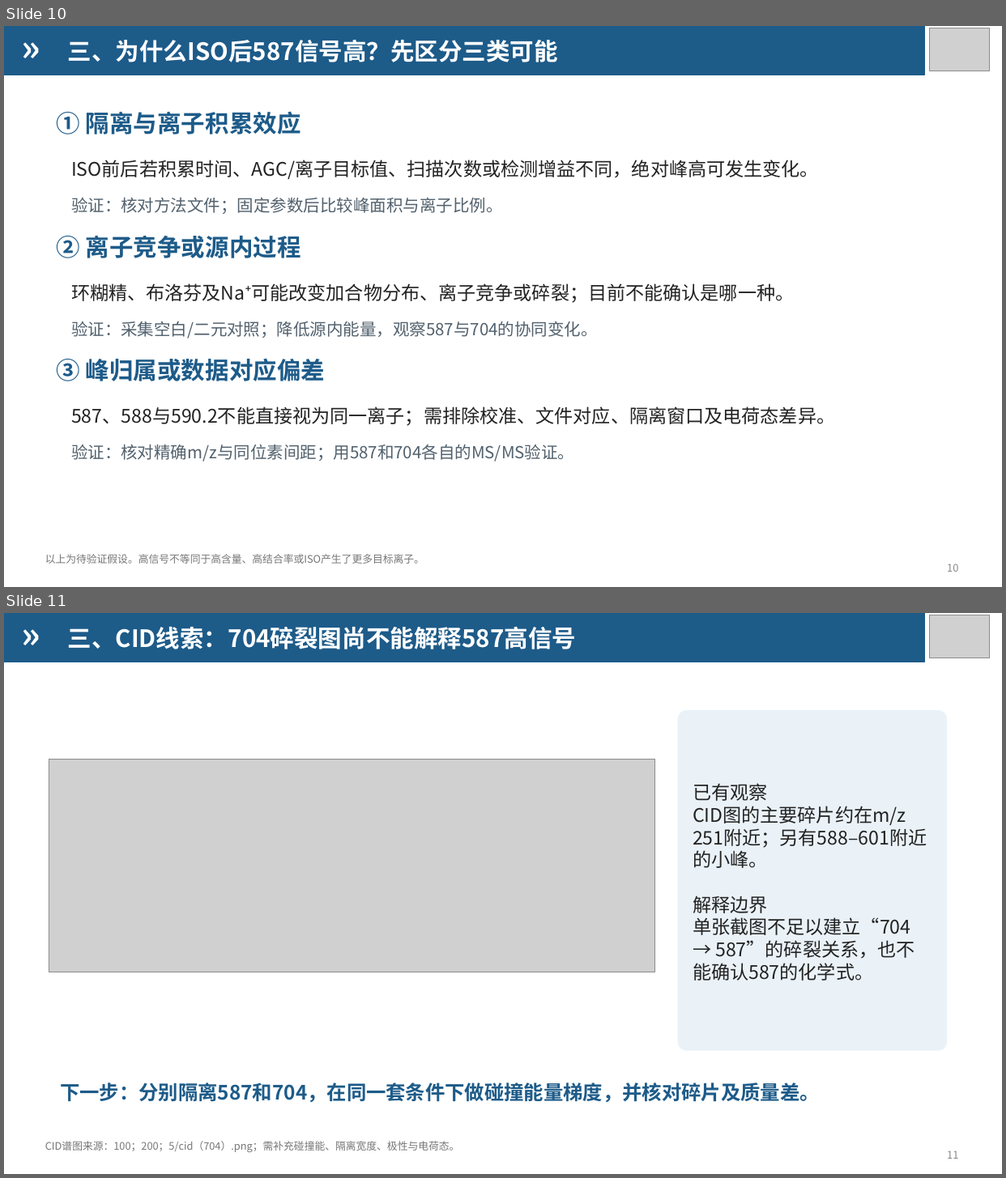
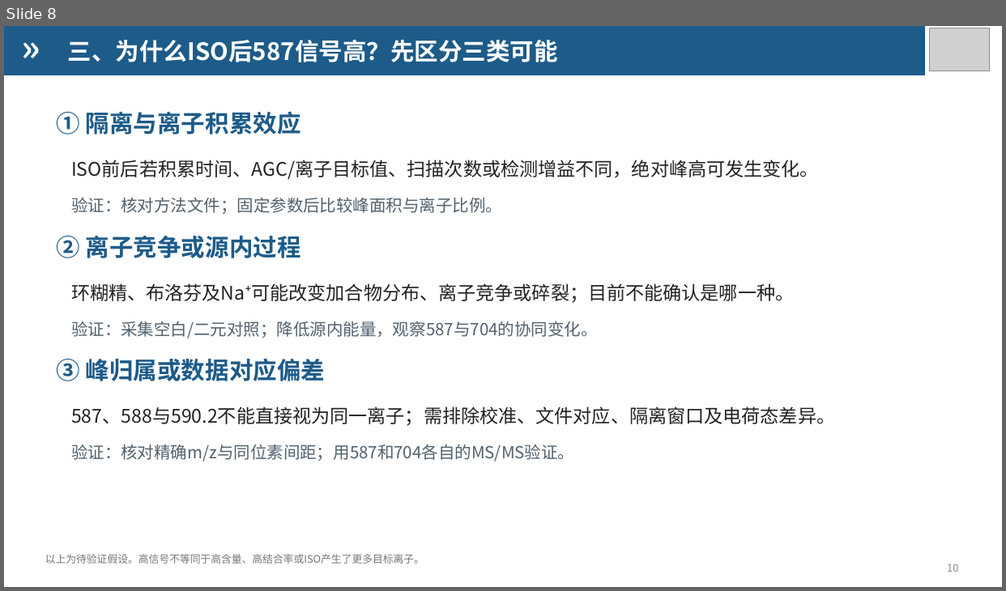
Before and after one commit to yy8jiuk25m23/ppt-skills, a slide deck: reports/weekly-report-draft/weekly-report.pptx. Shown one above the other, each under a label of ours: slides 10 and 11 before the commit, slide 8 after it. The pictures are 1006x1178 and 1006x591 pixels, drawn with LibreOffice and Linux fonts; fonts in the diff are those of the drawing; grey boxes stand for pictures. Boxes give left, top, right and bottom in pixels: in the first picture for what was removed or moved away, otherwise in the second. Text is boxed around its words. In the diff, an @@ line names an element or a change of style, - is before the commit and + after.

```diff
--- a/reports/weekly-report-draft/weekly-report.pptx
+++ b/reports/weekly-report-draft/weekly-report.pptx
@@ slide 11 removed at (4,613,1002,1174), background #FFFFFF @@
@@ rectangle removed at (4,613,925,662) @@
@@ text removed at (21,615,58,653) @@
-»
@@ text removed at (68,627,577,649) @@
-三、CID线索：704碎裂图尚不能解释587高信号
@@ picture removed at (930,615,990,658) @@
@@ rounded rectangle removed at (678,710,948,1051) @@
@@ picture removed at (49,759,655,973) @@
@@ text removed at (692,783,927,981) @@
-已有观察
-CID图的主要碎片约在m/z 251附近；另有588–601附近的小峰。
-解释边界
-单张截图不足以建立“704 → 587”的碎裂关系，也不能确认587的化学式。
@@ text removed at (60,1083,820,1102) @@
-下一步：分别隔离587和704，在同一套条件下做碰撞能量梯度，并核对碎片及质量差。
@@ text removed at (45,1141,460,1152) @@
-CID谱图来源：100；200；5/cid（704）.png；需补充碰撞能、隔离宽度、极性与电荷态。
@@ text removed at (947,1151,958,1159) @@
-11
@@ what was slide 10 is now slide 8 @@
```
Also in this commit, not shown: 6 slides changed, 1 slide added, 3 other slides removed, 1 other file.
